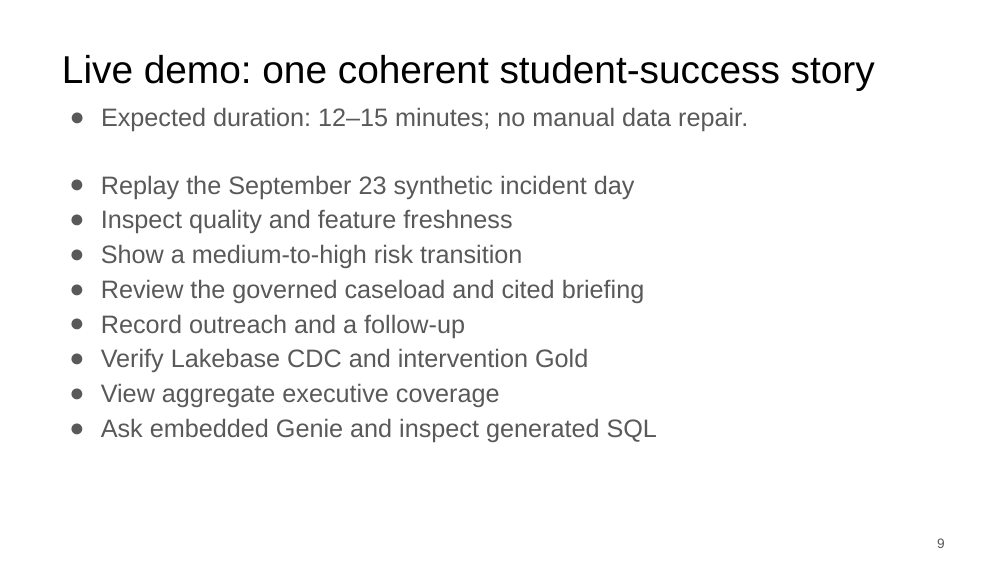
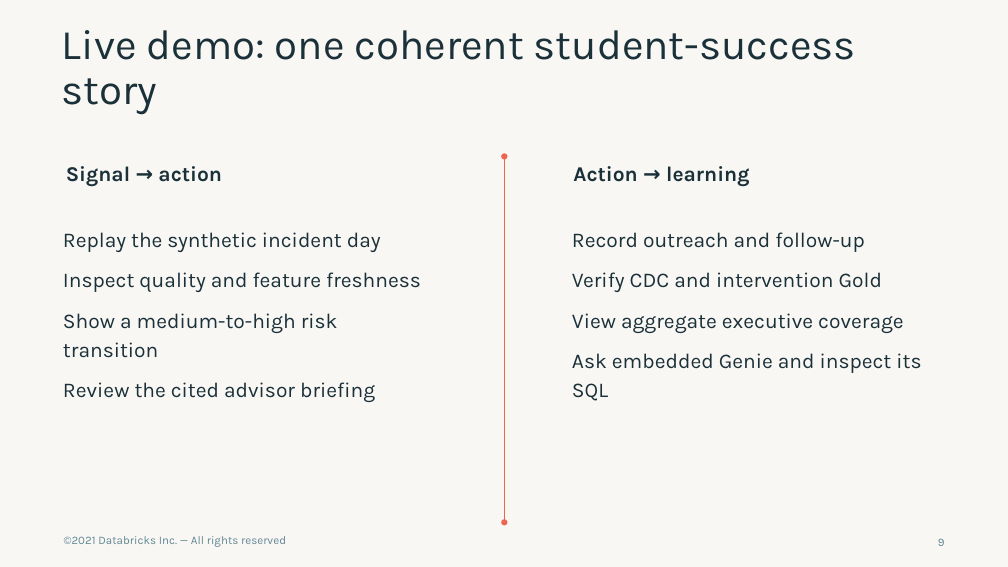
Before and after one commit to scottDBX1886/fe-bar-build, a slide deck: slide 9 of docs/presentation/student-retention.pptx. Drawn at 1008x567 pixels with LibreOffice and Linux fonts; fonts in the diff are those of the drawing; background and template pictures are left out. Boxes give left, top, right and bottom in pixels: in the first picture for what was removed or moved away, otherwise in the second. Text is boxed around its words. In the diff, an @@ line names an element or a change of style, - is before the commit and + after.

```diff
--- a/docs/presentation/student-retention.pptx
+++ b/docs/presentation/student-retention.pptx
@@ background #FFFFFF to #F9F7F4 @@
@@ title "Live demo: one coherent student-success ..." at <box>62,30,856,115</box>: size 37 to 40 pt, font Arial to Karla, text colour #000000 to #1B3139; line spacing 1 to 0.9 @@
@@ subtitle removed at <box>101,107,748,131</box> @@
-● Expected duration: 12–15 minutes; no manual data repair.
@@ subtitle added at <box>66,166,222,186</box>, 20 pt, text #1B3139, bold @@
+Signal → action
@@ double arrow added from (504, 157) to (504, 523), #EF6450 0.75 pt @@
@@ subtitle added at <box>573,166,749,186</box>, 20 pt, text #1B3139, bold @@
+Action → learning
@@ text at <box>63,232,381,252</box>: text changed; size 24 to 20 pt; font Arial to Karla; text colour #595959 to #1B3139 @@
-● Replay the September 23 synthetic incident day
+Replay the synthetic incident day
@@ text "Replay the synthetic incident day": place and size @@
-text "Replay the synthetic incident day" at <box>101,175,657,442</box>
+text "Replay the synthetic incident day" at <box>63,232,421,402</box>
@@ text added at <box>572,232,921,401</box>, 20 pt, text #1B3139 @@
+Record outreach and follow-up
+Verify CDC and intervention Gold
+View aggregate executive coverage
+Ask embedded Genie and inspect its SQL
@@ text at <box>63,272,421,358</box>: size 24 to 20 pt, font Arial to Karla, text colour #595959 to #1B3139 in "Inspect quality and feature freshness", "Show a medium-to-high risk transition"; bullet ● to none; more space between paragraphs @@
@@ text at <box>63,382,375,402</box>: text changed; size 24 to 20 pt; font Arial to Karla; text colour #595959 to #1B3139 @@
-● Review the governed caseload and cited briefing
-● Record outreach and a follow-up
-● Verify Lakebase CDC and intervention Gold
-● View aggregate executive coverage
-● Ask embedded Genie and inspect generated SQL
+Review the cited advisor briefing
@@ text added at <box>64,536,286,547</box>, 11 pt, text #618794 @@
+©2021 Databricks Inc. — All rights reserved
@@ page number at <box>938,538,945,546</box>: size 13 to 11 pt, font Arial to Karla, text colour #595959 to #618794 @@
```
Also in this commit, not shown: 10 other slides changed, 1 slide added, 1 slide removed, 3 other files.
